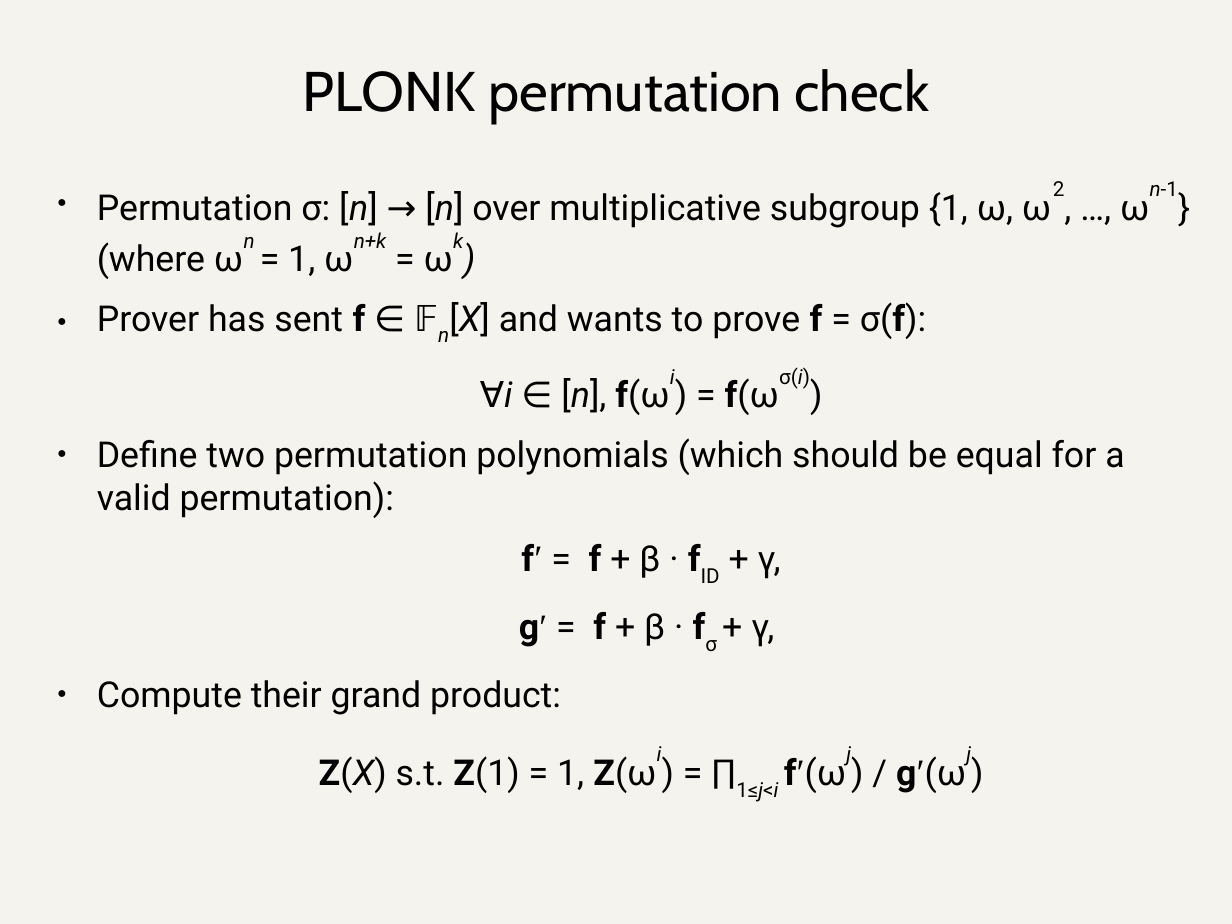
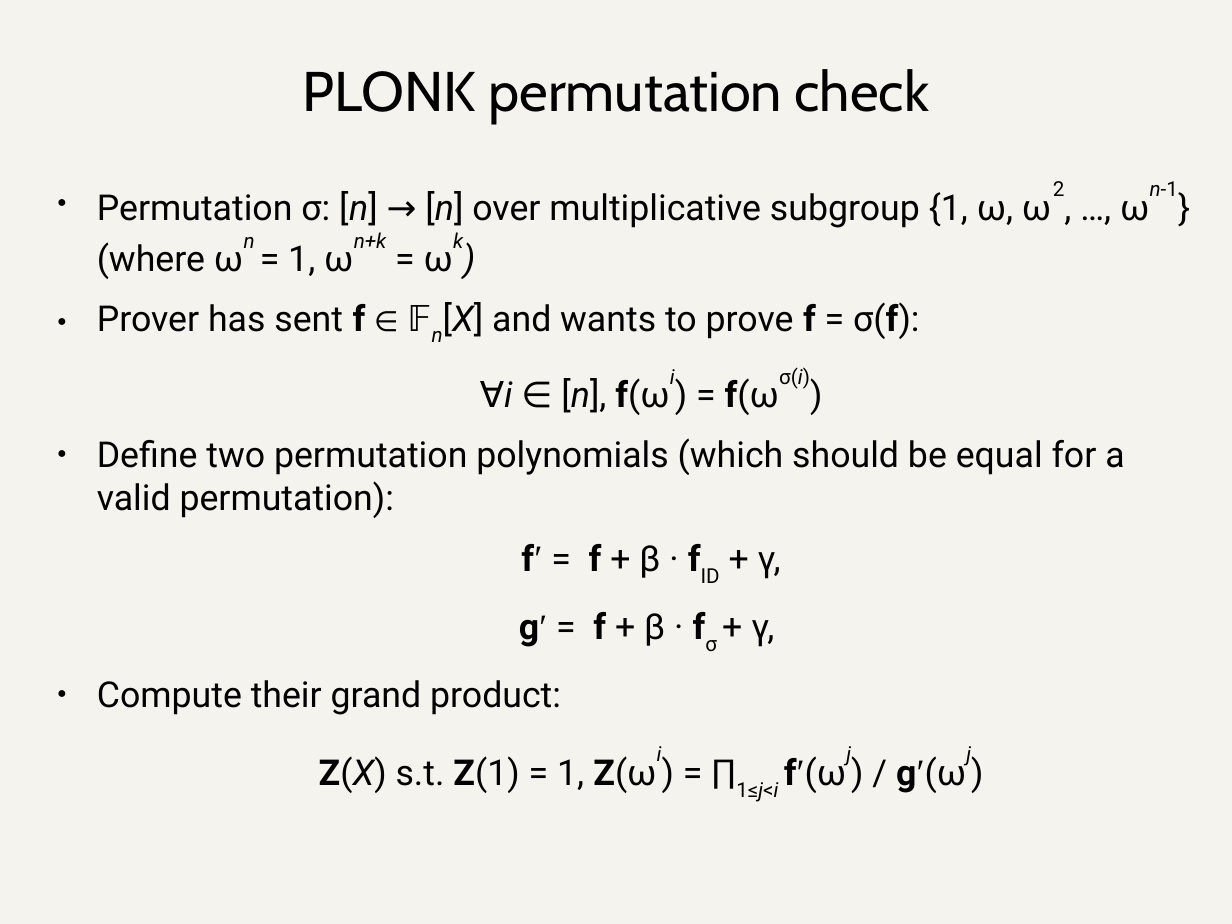
Before and after one commit to daira/halographs, a slide deck: slide 12 of deepdive.odp. Drawn at 1232x924 pixels with LibreOffice and Linux fonts; fonts in the diff are those of the drawing. Boxes give left, top, right and bottom in pixels: in the first picture for what was removed or moved away, otherwise in the second. Text is boxed around its words. In the diff, an @@ line names an element or a change of style, - is before the commit and + after.

```diff
--- a/deepdive.odp
+++ b/deepdive.odp
@@ text at box(97, 302, 919, 339): size 23 to 18 pt in "∈" @@
```
Also in this commit, not shown: 8 other slides changed, 3 slides added, 1 slide removed, 1 other file.
